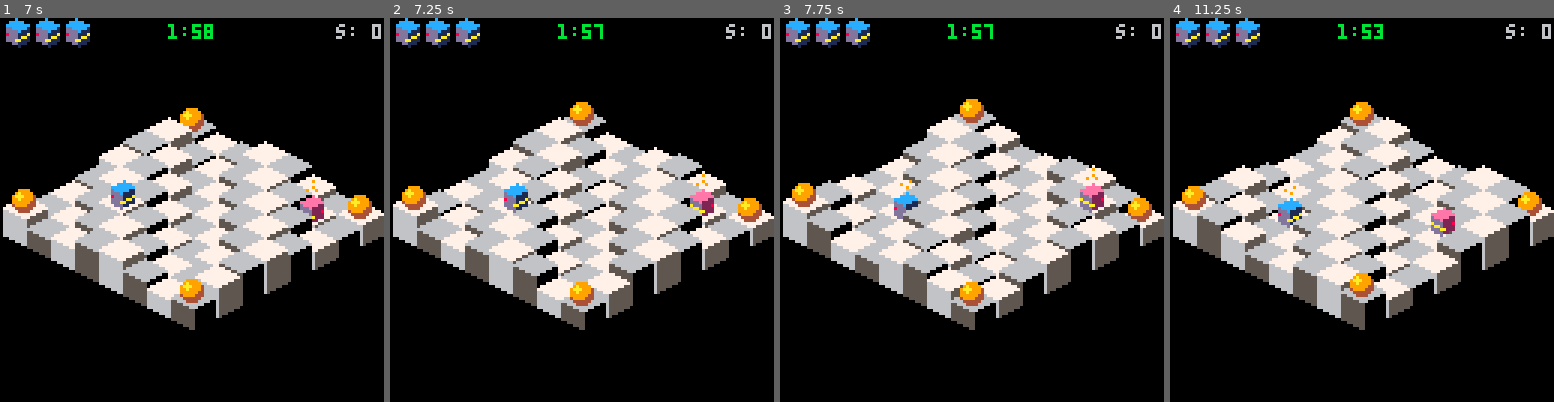
Above: before the commit, frames 1-4 (left to right).
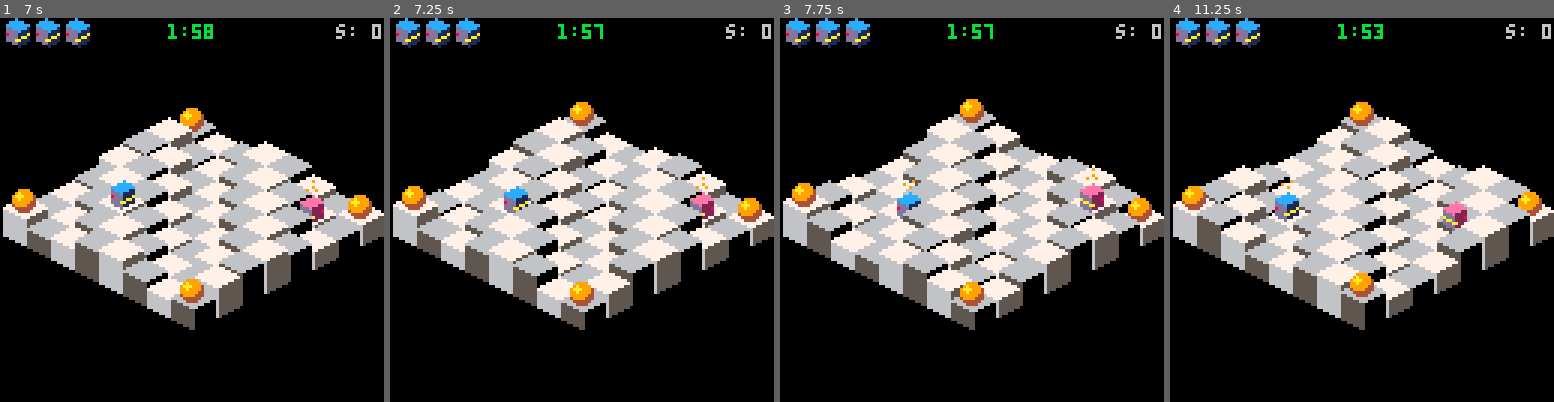
Above: after the commit, the same moments.

Repository: erwinbonsma/BumbleBotsPico8
Game: PICO-8 cartridge rolmops.p8
Two runs of this game, one before a commit and one after it. Both use one fixed random seed, a clock stepped at 60 frames per second and the inputs below.
Inputs:
- Up to frame 1 (7 s): tap O (Z key) at 0.7, 1.7, 2.1, 2.5, 2.9, 3.3, 3.7, 4.1, 4.5, 4.9, 5.3, 5.7, 6.1, 6.5, 6.9 s; hold Right 1.6-2.1 s; hold Up 2.15-2.42 s; hold Right 2.47-3.03 s; hold Left 3.08-3.58 s; hold Down 3.63-3.97 s; hold Right 4.02-4.68 s; hold Up 4.73-5.03 s; hold Left 5.08-5.68 s; hold Down 5.73-6.03 s; hold Right 6.08-6.58 s; hold Right from 6.63 s (still down)
- Up to frame 2 (7.25 s): release Right at 7.13 s; hold Up from 7.18 s (still down)
- Up to frame 3 (7.75 s): tap O (Z key) at 7.3, 7.7 s; release Up at 7.45 s; hold Right from 7.5 s (still down)
- Up to frame 4 (11.25 s): release Right at 8.07 s; tap O (Z key) every 0.4 s from 8.1 to 10.9 s; hold Left 8.12-8.62 s; hold Down 8.67-9 s; hold Right 9.05-9.72 s; hold Up 9.77-10.07 s; hold Left 10.12-10.72 s; hold Down 10.77-11.07 s; hold Right from 11.12 s (still down)

Frame 1 is identical in both runs. In frame 2, 0.4% of the frame differs, in the area x 29-85%, y 40-53%; in frame 3, 0.2%; in frame 4, 0.9%, in the area x 27-78%, y 42-58%.

Commit message:
Added instant retreat
Had to make checks for entering, swapping and exiting more specific to handle possible entry from both directions.
Fixed bug in update_dx_dy() so that pixel-placement of mover is independent of direction. (This was noticed during slow-motion debugging).
Also added debug() helper function. Also added some commented-out debug code. This should eventually be removed, but useful to have until the new logic has proven itself.

Diff:
--- a/rolmops.p8
+++ b/rolmops.p8
@@ -1,5 +1,5 @@
 pico-8 cartridge // http://www.pico-8.com
-version 8
+version 10
 __lua__
 -- bumble bots
 -- (c) 2017, erwin bonsma
@@ -223,9 +223,22 @@
  return f*12
 end
 
+--note: this is a simple
+--approximation that is
+--incorrect for x=<-1,0].
+--this is no problem where it
+--is used.
+function sign(x)
+ return abs(x+1)-abs(x)
+end
+
 function sprite_address(idx)
  local c=idx%16
  return c*4+(idx-c)*32
+end
+
+function debug(msg)
+ printh(msg,"debug.txt")
 end
 
 function message_box(msgs)
@@ -488,14 +501,14 @@
    unit.row=r
    if c==o.ncol then
     if r==o.nrow then
-     unit.tiletype=35*8
+     unit.tiletype=280 --35*8
     else
-     unit.tiletype=34*8
+     unit.tiletype=272 --34*8
     end
    elseif r==o.nrow then
-    unit.tiletype=33*8
+    unit.tiletype=264 --33*8
    elseif c==1 or r==1 then
-    unit.tiletype=35*8
+    unit.tiletype=280 --35*8
    else
     unit.tiletype=
      mget(x0+c-2,y0+r-2)
@@ -811,7 +824,9 @@
 function mover:move_heading()
  return (
   self:heading()+
-  self.mov_dir+3
+  self.mov_dir+
+  self.mov_inc+
+  2
  )%4
 end
 
@@ -846,8 +861,8 @@
   )*self.mov_dir
   self.dy=flr(
    (col_delta[h]+row_delta[h])
-   *self.mov/self.mov_del/2
-  )*self.mov_dir+0.5
+   *self.mov/self.mov_del/2+0.5
+  )*self.mov_dir
  else
   self.dx=0
   self.dy=0
@@ -867,31 +882,42 @@
  self.mov+=self.mov_inc
 
  local relmov=(
-  self.mov+self.mov_max
+  self.mov*self.mov_inc+
+  self.mov_max
  )%self.mov_max
 
- if relmov==2*self.mov_del-1 then
+ --msg=
+ -- "mov="..self.mov..
+ -- ", inc="..self.mov_inc..
+ -- ", rmov="..relmov
+ --debug(msg)
+
+ if relmov==2*self.mov_del then
   -- about to enter next unit
   local to_unit=self.unit:neighbour(
    self:move_heading()
   )
   if self:can_enter(to_unit) then
    -- entered destination unit
+   --debug("entering: "..msg)
    self:entering_unit(to_unit)
   else
    -- cannot move, retreat
-   self.mov_inc=-1
+   self.mov_inc=-self.mov_inc
    self.mov+=self.mov_inc
    self:bump()
   end
  elseif relmov==4*self.mov_del then
   -- halfway crossing
-  self:enter_unit()
- elseif relmov==7*self.mov_del then
+  --debug("swap: "..msg)
+  self:swap_unit()
+ elseif relmov==6*self.mov_del+1 then
   -- exited source unit
+  --debug("exited: "..msg)
   self:exited_unit()
- elseif self.mov==0 then
+ elseif relmov==0 then
   -- done
+  --debug("move done: "..msg)
   self.mov_dir=0
   self.mov_inc=1
  end
@@ -933,11 +959,11 @@
   self.unit.col+self.unit.row
  ) then
   to_unit:add_mover(self)
-  self.mov-=self.mov_max
- end
-end
-
-function mover:enter_unit()
+  self.mov-=self.mov_max*sign(self.mov)
+ end
+end
+
+function mover:swap_unit()
  --msg="enter:"..self.unit:tostring().."-"..self.unit2:tostring()
  local unit=self.unit2
  self.unit2=self.unit
@@ -948,7 +974,7 @@
  --msg="exited_unit"
  if (self.draw_unit!=self.unit) then
   self.unit:add_mover(self)
-  self.mov-=self.mov_max
+  self.mov-=self.mov_max*sign(self.mov)
  end
  self.unit2=nil
 end
@@ -1056,6 +1082,11 @@
  end
 end
 
+function player:swap_unit()
+ mover.swap_unit(self)
+ self.swapped=true
+end
+
 function player:update()
  if btnp(0) then
   self.nxt_rot_dir=-1
@@ -1063,22 +1094,40 @@
   self.nxt_rot_dir=1
  end
 
+ local desired_mov_dir=0
+ if btn(2) then
+  desired_mov_dir=1
+ elseif btn(3) then
+  desired_mov_dir=-1
+ end
+
  if self:can_start_move() then
   if self.nxt_rot_dir then
    self.rot_dir=self.nxt_rot_dir
    self.nxt_rot_dir=nil
-  elseif btn(2) then
-   self.mov_dir=1
-  elseif btn(3) then
-   self.mov_dir=-1
-  end
- end
-
- local unit2=self.unit2
+  else
+   self.mov_dir=desired_mov_dir
+  end
+ elseif (
+  self:moving() and
+  desired_mov_dir!=0 and
+  self.mov_dir*self.mov_inc!=
+  desired_mov_dir
+ ) then
+  self.mov_inc=-self.mov_inc
+  --msg=
+  -- "mov="..self.mov..
+  -- ", inc="..self.mov_inc
+  --debug("toggled dir: "..msg)
+  if self.swapped then
+   --undo swap
+   self:swap_unit()
+  end
+ end
+
+ self.swapped=false
  bot.update(self)
- if (
-  unit2 and not self.unit2
- ) then
+ if self.swapped then
   sfx(5)
  end
 
@@ -1837,6 +1886,9 @@
   )
   center_print(name,16,7)
 
+  if msg then
+   print(msg,0,110,7)
+  end
   print_await_key("start")
  end
 
